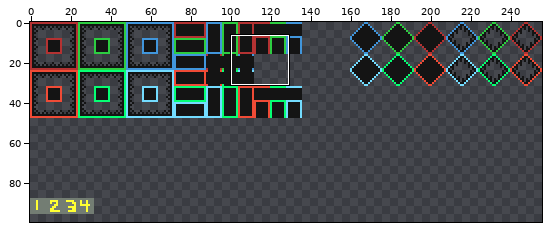
Sprite sheet -- AL/Tileset/Tileset_001.png. Above, an overview of the earlier version with the close-up marked.
Close-up. Old version:
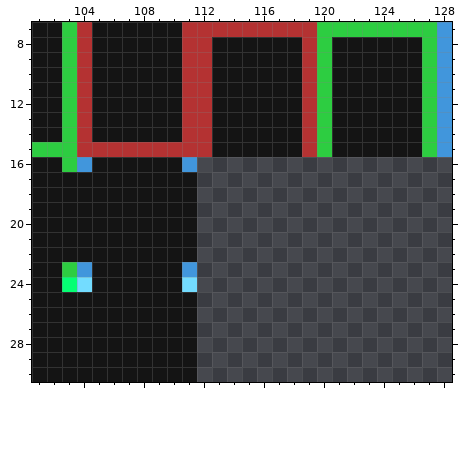
The file is 256x256 pixels. Shown: x 101..128, y 7..30. The wide view leaves out empty margins.
The same view after the edit:
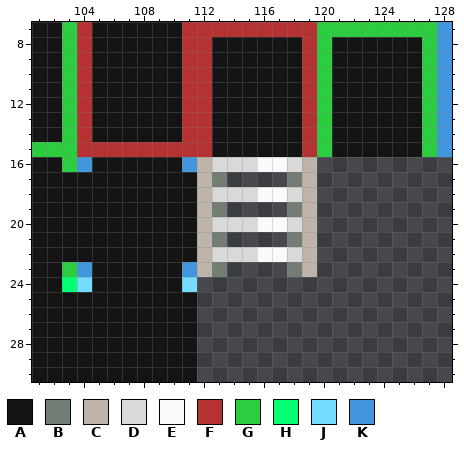
Palette (. is transparent): A #141414  B #737d73  C #beb4aa  D #d9d9d9  E #fafafa  F #b43232  G #2dcd41  H #05ff73  J #73dcff  K #4196dc
Change:
Colour B now appears in row 17 at x 113 and 118; in row 19 at x 113 and 118; in row 21 at x 113 and 118; in row 23 at x 113 and 118.
Colour C now appears in rows 16 to 23 at x 112 and 119.
Colour D now appears in row 16 at x 113 to 115 and 118; in row 18 at x 113 to 115 and 118; in row 20 at x 113 to 115 and 118; in row 22 at x 113 to 115 and 118.
Colour E now appears in row 16 at x 116 to 117; in row 18 at x 116 to 117; in row 20 at x 116 to 117; in row 22 at x 116 to 117.
Changed places in both close-ups, as pixel boxes (x1, y1, x2, y2):
added: (197, 157, 317, 277)
